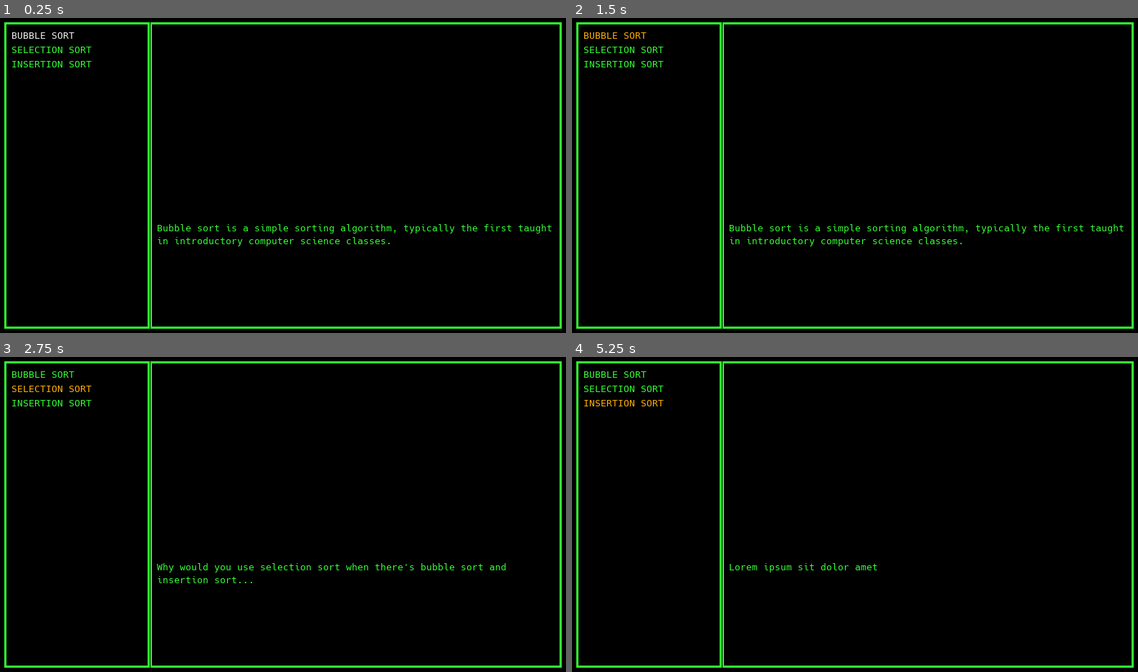
Above: before the commit, frames 1-4 (two rows, left to right).
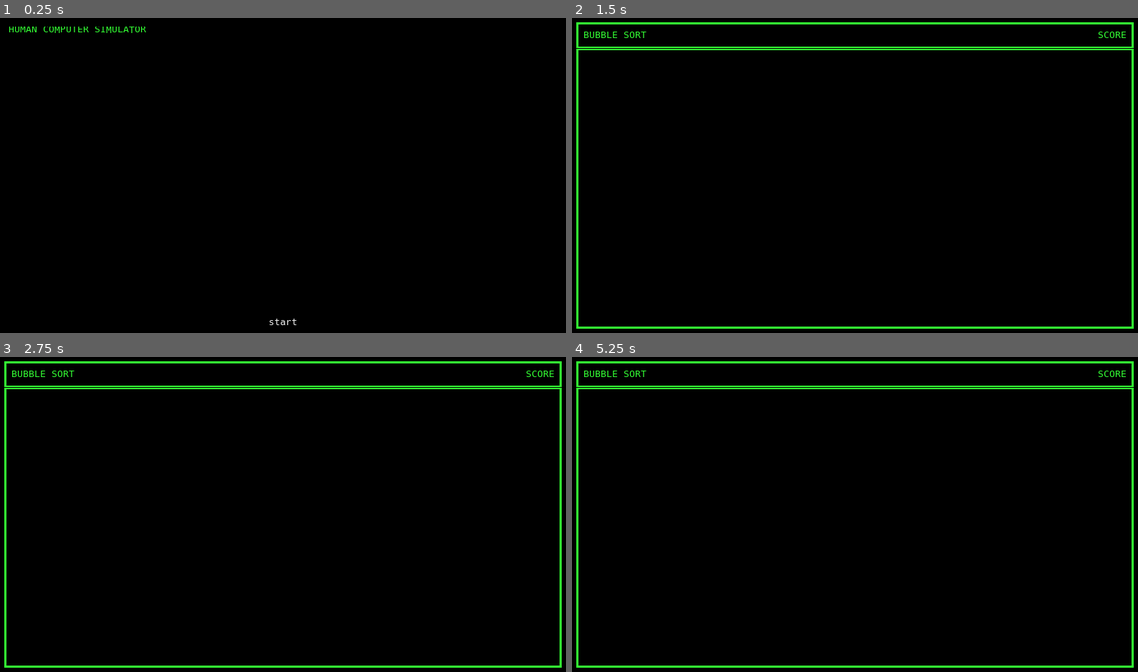
Above: after the commit, the same moments.

Repository: danielzting/algorithm-simulator
Game: Godot game, scene res://MainMenu.tscn
The game is run twice, just before and just after one commit, with the same random seed, the same clock (stepped at 60 frames per second) and the same inputs. Before the commit the project starts from res://LevelSelect.tscn.
Inputs (mouse positions are in pixels of both pictures, inside the frame that each line leads up to):
- Up to frame 1 (0.25 s): no input
- Up to frame 2 (1.5 s): click (855, 320) at 0.5 s, where only the run after the commit has a clickable "start"; click "BUBBLE SORT" at 1.25 s
- Up to frame 3 (2.75 s): click (79, 388) at 2 s, where only the run before the commit has a clickable "SELECTION SORT"
- Up to frame 4 (5.25 s): click (651, 404) at 2.75 s, where only the run before the commit has a clickable "INSERTION SORT"; click (651, 375) at 3.5 s, where only the run before the commit has a clickable "BUBBLE SORT"; click (651, 388) at 4.25 s, where only the run before the commit has a clickable "SELECTION SORT"; click (651, 404) at 5 s, where only the run before the commit has a clickable "INSERTION SORT"

The runs differ from the first frame. In frame 1, 4.1% of the frame differs, in the area x 0-100%, y 1-99%; in frame 2, 2.6%; in frame 3, 2.4%; in frame 4, 2.0%.

Commit message:
feat: add placeholder playing screen

Diff:
--- a/LevelSelect.gd
+++ b/LevelSelect.gd
@@ -12,6 +12,7 @@
 		button.text = level
 		button.align = Button.ALIGN_LEFT
 		button.connect("focus_entered", self, "_on_Button_focus_changed")
+		button.connect("pressed", self, "_on_Button_pressed", [level])
 		$LevelsBorder/Levels.add_child(button)
 		if first:
 			button.grab_focus()
@@ -19,3 +20,6 @@
 
 func _on_Button_focus_changed():
 	$PreviewBorder/Preview/Info.text = levels[get_focus_owner().text]["about"]
+
+func _on_Button_pressed(level):
+	SceneSwitcher.change_scene("res://PlayingScreen.tscn", {"level": level})
--- a/MainMenu.gd
+++ b/MainMenu.gd
@@ -4,4 +4,4 @@
 	$StartButton.grab_focus()
 
 func _on_StartButton_pressed():
-	get_tree().change_scene("res://LevelSelect.tscn")
+	SceneSwitcher.change_scene("res://LevelSelect.tscn")
--- /dev/null
+++ b/PlayingScreen.gd
@@ -0,0 +1,8 @@
+extends VBoxContainer
+
+func _ready():
+	$HUDBorder/HUD/Level.text = SceneSwitcher.get_param("level")
+
+# Called every frame. 'delta' is the elapsed time since the previous frame.
+#func _process(delta):
+#	pass
--- /dev/null
+++ b/PlayingScreen.tscn
@@ -0,0 +1,62 @@
+[gd_scene load_steps=4 format=2]
+
+[ext_resource path="res://theme.theme" type="Theme" id=1]
+[ext_resource path="res://BorderRect.gd" type="Script" id=2]
+[ext_resource path="res://PlayingScreen.gd" type="Script" id=3]
+
+[node name="Viewport" type="MarginContainer"]
+anchor_right = 1.0
+anchor_bottom = 1.0
+custom_constants/margin_right = 30
+custom_constants/margin_top = 30
+custom_constants/margin_left = 30
+custom_constants/margin_bottom = 30
+__meta__ = {
+"_edit_use_anchors_": false
+}
+
+[node name="PlayingScreen" type="VBoxContainer" parent="."]
+margin_left = 30.0
+margin_top = 30.0
+margin_right = 1890.0
+margin_bottom = 1050.0
+theme = ExtResource( 1 )
+script = ExtResource( 3 )
+
+[node name="HUDBorder" type="MarginContainer" parent="PlayingScreen"]
+margin_right = 1860.0
+margin_bottom = 78.0
+script = ExtResource( 2 )
+
+[node name="HUD" type="HBoxContainer" parent="PlayingScreen/HUDBorder"]
+margin_left = 20.0
+margin_top = 20.0
+margin_right = 1840.0
+margin_bottom = 58.0
+
+[node name="Level" type="Label" parent="PlayingScreen/HUDBorder/HUD"]
+margin_right = 906.0
+margin_bottom = 38.0
+size_flags_horizontal = 3
+text = "LEVEL"
+
+[node name="Score" type="Label" parent="PlayingScreen/HUDBorder/HUD"]
+margin_left = 914.0
+margin_right = 1820.0
+margin_bottom = 38.0
+size_flags_horizontal = 3
+text = "SCORE"
+align = 2
+
+[node name="DisplayBorder" type="MarginContainer" parent="PlayingScreen"]
+margin_top = 86.0
+margin_right = 1860.0
+margin_bottom = 1020.0
+size_flags_vertical = 3
+script = ExtResource( 2 )
+
+[node name="Display" type="Control" parent="PlayingScreen/DisplayBorder"]
+margin_left = 20.0
+margin_top = 20.0
+margin_right = 1840.0
+margin_bottom = 914.0
--- /dev/null
+++ b/SceneSwitcher.gd
@@ -0,0 +1,12 @@
+extends Node
+
+var _params = null
+
+func change_scene(next_scene, params=null):
+	_params = params
+	get_tree().change_scene(next_scene)
+
+func get_param(name):
+	if _params != null and _params.has(name):
+		return _params[name]
+	return null
--- a/project.godot
+++ b/project.godot
@@ -16,9 +16,13 @@
 [application]
 
 config/name="Human Computer Simulator"
-run/main_scene="res://LevelSelect.tscn"
+run/main_scene="res://MainMenu.tscn"
 run/low_processor_mode=true
 boot_splash/image="res://splash.png"
+
+[autoload]
+
+SceneSwitcher="*res://SceneSwitcher.gd"
 
 [display]
 
@@ -29,7 +33,7 @@
 
 [editor_plugins]
 
-enabled=PoolStringArray( "BorderRect" )
+enabled=PoolStringArray(  )
 
 [gui]
 
